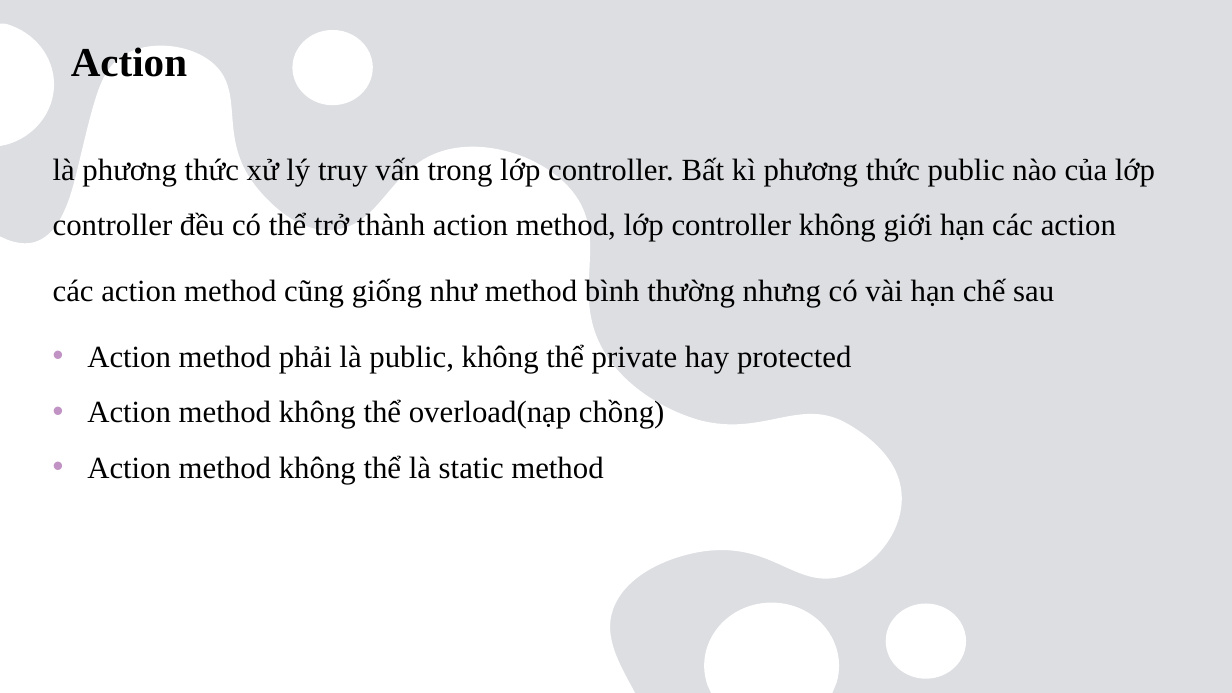
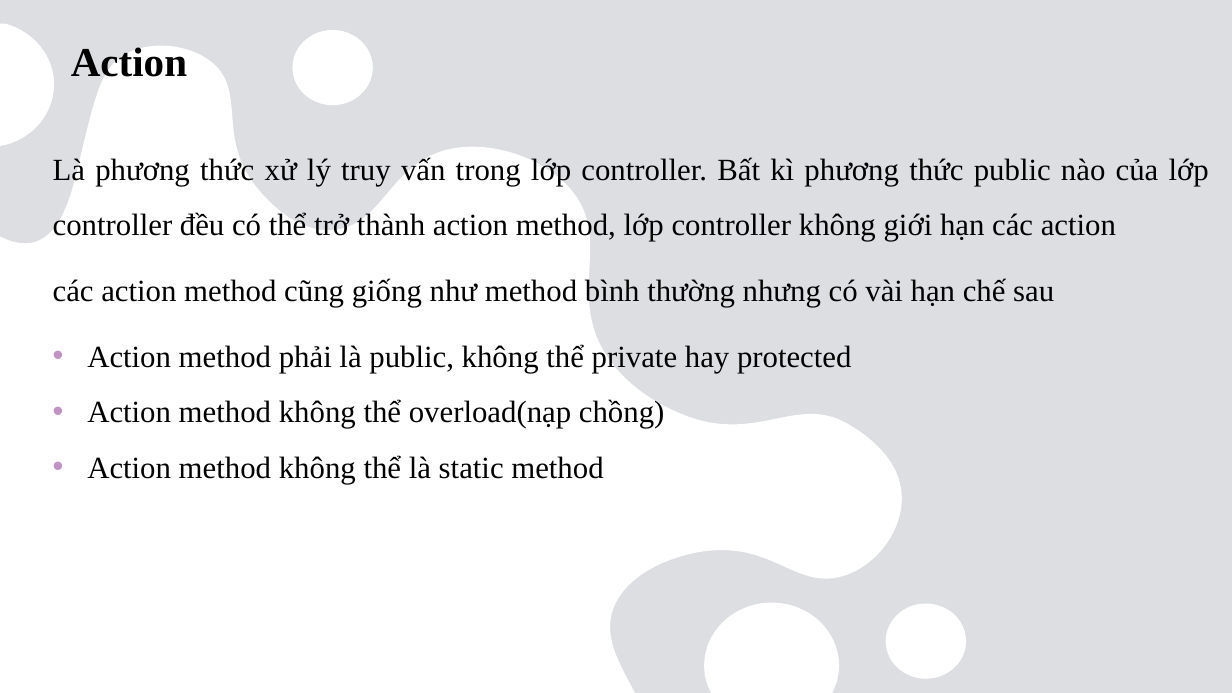
Before and after one commit to ngocson1603/khoaluanword, a slide deck: slide 60 of thuctapword/Báo cáo.pptx. Drawn at 1232x693 pixels with LibreOffice and Linux fonts; fonts in the diff are those of the drawing. Boxes give left, top, right and bottom in pixels: in the first picture for what was removed or moved away, otherwise in the second. Text is boxed around its words. In the diff, an @@ line names an element or a change of style, - is before the commit and + after.

```diff
--- a/thuctapword/Báo cáo.pptx
+++ b/thuctapword/Báo cáo.pptx
@@ text at [53, 157, 1209, 241]: text changed @@
-là phương thức xử lý truy vấn trong lớp controller. Bất kì phương thức public nào của lớp controller đều có thể trở thành action method, lớp controller không giới hạn các action
+Là phương thức xử lý truy vấn trong lớp controller. Bất kì phương thức public nào của lớp controller đều có thể trở thành action method, lớp controller không giới hạn các action
```
Also in this commit, not shown: 25 other slides changed.
